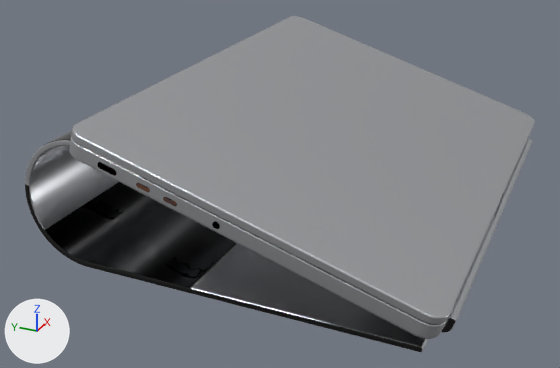
Renders of the glTF model public/assets/v2/props/macbook.glb from each side of a commit.
Camera for both pictures: a 50 mm camera at (-0.515, 0.547, 0.982) aimed at (-0.069, 0.748, 0.76). The axes (+X, +Y, +Z) are drawn at lower left. The lights are the same throughout. The older version comes first. Where no turn or scale is listed for an object, it has been applied to the vertices. Vertices at exactly the same position are counted once.

The first picture shows 'NEW_macbook_laptop__mesh', 'NEW_macbook_root__mesh'.
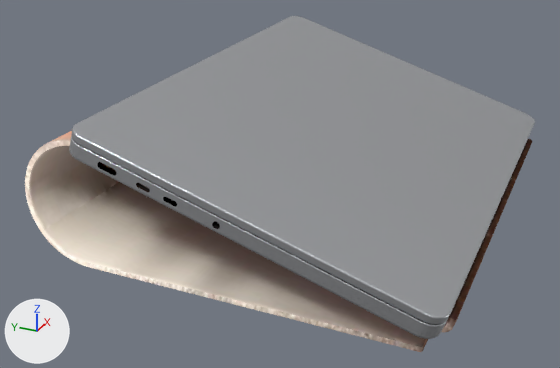
Boxes (x1, y1, x2, y2) around the edits, measured in the pictures (560 x 368 px):
'NEW_macbook_root__mesh', recoloured, surface changed: (25, 131, 532, 352) in both
part 1 of me_new_macbook_root__mesh, recoloured: (25, 131, 532, 352) in both
part 2 of me_new_macbook_root__mesh, surface changed: (25, 131, 532, 352) in both

Edits to the bpy script that builds the scene:
```text
Change me_new_macbook_root__mesh:
    where me_new_macbook_root__mesh.from_pydata(...)  # 1664 vertices, 3308 faces; spans x -0.135..0.135, y -0.134..0.134, z -0.043..0.043
    used by ob_new_macbook_root__mesh; location = (-0.05, 0.7337, 0.7777)
    me_new_macbook_root__mesh part 1: all 2460 faces that had it switch from mat_macbook_pbr to mat_macbook_lit
    me_new_macbook_root__mesh part 2: texture (UV) coordinates of 3308 of 3308 faces, centred in x -0.135..0.135, y -0.134..0.134, z -0.043..0.043, changed; they spanned u 0.0..0.97, v 0.0..0.99 and now span u 0.0..0.95, v 0.0..0.96
```
